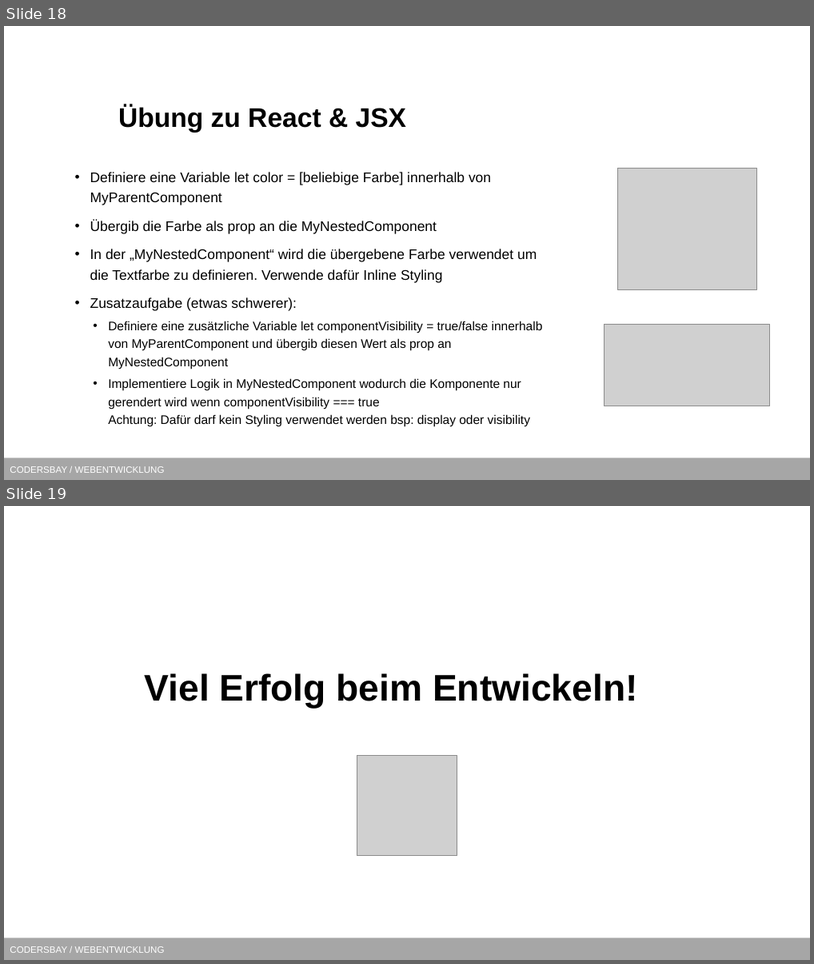
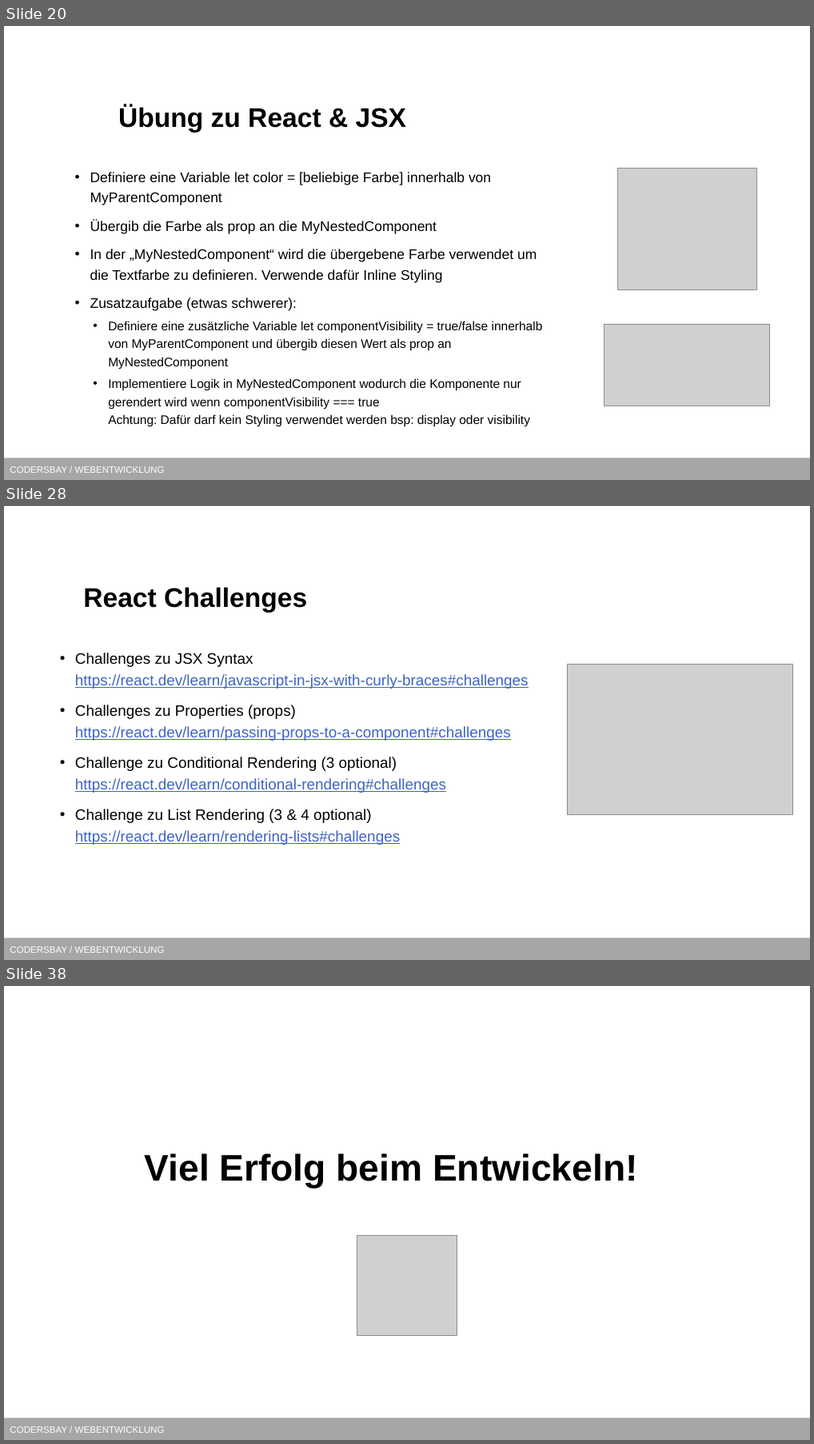
Before and after one commit to kodo89/Webentwicklung_23_24, a slide deck: 9. React/React.pptx. Shown one above the other, each under a label of ours: slides 18 and 19 before the commit, slides 20, 28 and 38 after it; the slides between them are not shown. The pictures are 814x964 and 814x1444 pixels, drawn with LibreOffice and Linux fonts; fonts in the diff are those of the drawing; grey boxes stand for pictures; background and template pictures are left out. Boxes give left, top, right and bottom in pixels: in the first picture for what was removed or moved away, otherwise in the second. Text is boxed around its words. In the diff, an @@ line names an element or a change of style, - is before the commit and + after.

```diff
--- a/9. React/React.pptx
+++ b/9. React/React.pptx
@@ slide 28 added at (4,506,810,960), background #FFFFFF; not listed: 1 template element that a slide beside it also shows @@
@@ title added at (83,587,307,612), 32 pt, text #000000, bold @@
+React Challenges
@@ text added at (75,652,529,844), 18 pt, text #3F64BF, underline @@
+• Challenges zu JSX Syntax
+  https://react.dev/learn/javascript-in-jsx-with-curly-braces#challenges
+• Challenges zu Properties (props)
+  https://react.dev/learn/passing-props-to-a-component#challenges
+• Challenge zu Conditional Rendering (3 optional)
+  https://react.dev/learn/conditional-rendering#challenges
+• Challenge zu List Rendering (3 & 4 optional)
+  https://react.dev/learn/rendering-lists#challenges
@@ picture added at (567,664,793,815) @@
@@ what was slide 18 is now slide 20 @@
@@ what was slide 19 is now slide 38 @@
```
Also in this commit, not shown: 1 slide changed, 18 other slides added.
